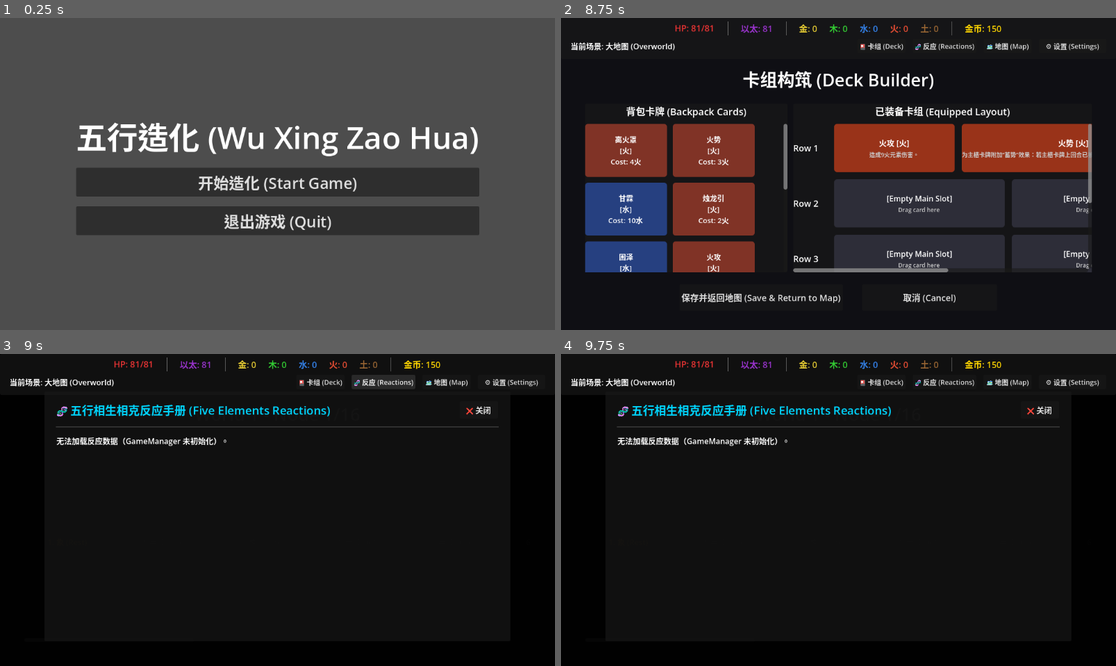
Above: before the commit, frames 1-4 (two rows, left to right).
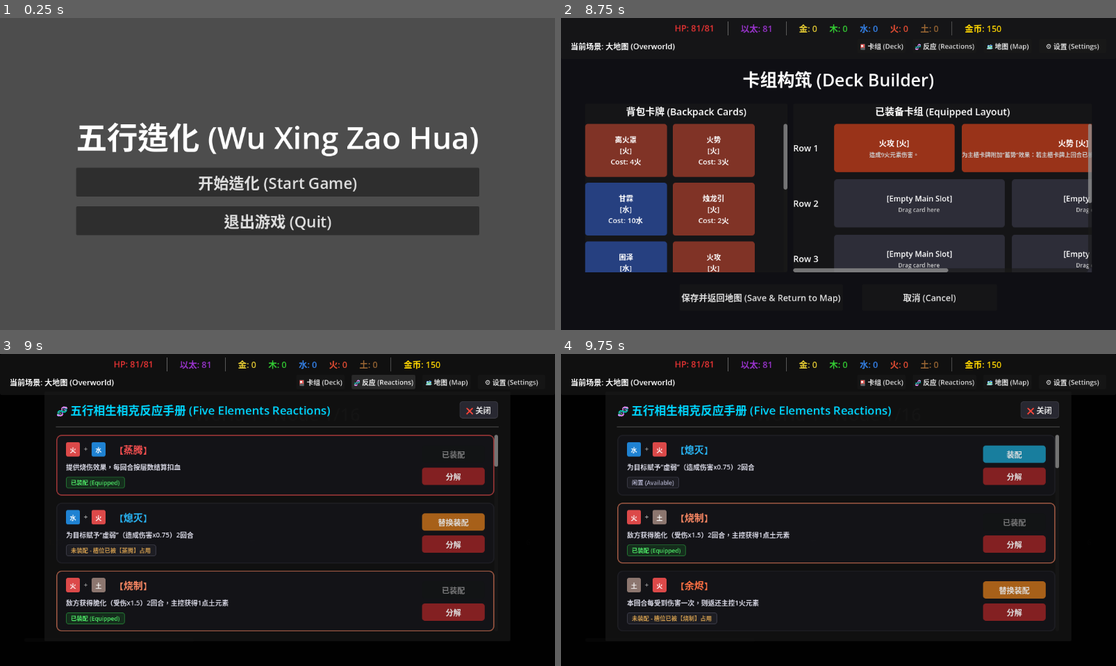
Above: after the commit, the same moments.

Repository: Star-Winds/Wuxing
Game: Godot game, scene res://UI/main_menu_ui.tscn
Same seed, same stepped clock (60 frames per second), same inputs: the game is played once before the commit and once after it.
Inputs (mouse positions are in pixels of both pictures, inside the frame that each line leads up to):
- Up to frame 1 (0.25 s): no input
- Up to frame 2 (8.75 s): click "开始造化 (Start Game)" at 0.5 s; click "选择此法脉" at 1.25 s; click "🎴 卡组 (Deck)" at 2 s; click "离火罩 [火] Cost: 4火" at 2.75 s; click "火势 [火] Cost: 3火" at 3.5 s; click "甘霖 [水] Cost: 10水" at 4.25 s; click "烛龙引 [火] Cost: 2火" at 5 s; click "困泽 [水] Cost: 4水" at 5.75 s; click "火攻 [火] Cost: 2火" at 6.5 s; click "甘霖 [水] Cost: 10水" at 7.25 s; click "火攻 [火] Cost: 2火" at 8 s
- Up to frame 3 (9 s): click "🧬 反应 (Reactions)" at 8.75 s
- Up to frame 4 (9.75 s): click (1016, 475) at 9.5 s, where only the run after the commit has a clickable "分解"

Frames 1-2 are identical in both runs. In frame 3, 8.1% of the frame differs, in the area x 10-90%, y 15-89%; in frame 4, 7.9%.

Commit message:
重构反应逻辑，取消元素顺序，反应可穿戴与丢弃

Diff:
--- a/Autoloads/game_manager.gd
+++ b/Autoloads/game_manager.gd
@@ -23,7 +23,8 @@
 		if ResourceManager:
 			return ResourceManager.all_cards
 		return {}
-var equipped_reactions: Dictionary = {}
+var owned_reactions: Array[ReactionData] = []
+var equipped_reactions: Dictionary = {} # Key: combo_key string (e.g. "火_水"), Value: ReactionData object
 var MAX_DECK_SIZE: int = 15
 
 # --- 玩家持久化数据 ---
@@ -90,9 +91,63 @@
 
 # --- 原有场景切换与反应逻辑 (保持并微调) ---
 func _initialize_default_reactions() -> void:
-	# ... (保持原有的 JSON 加载逻辑，因为反应目前还是 JSON 驱动)
-	# 注意：如果未来反应也改为 .tres，可以参考上面的扫描逻辑
-	pass
+	owned_reactions.clear()
+	equipped_reactions.clear()
+
+	var default_list = [
+		{"name": "蒸腾", "combo": ["火", "水"], "color": Color("#FF5252"), "desc": "提供烧伤效果，每回合按层数结算扣血"},
+		{"name": "熄灭", "combo": ["水", "火"], "color": Color("#29B6F6"), "desc": "为目标赋予“虚弱”（造成伤害x0.75）2回合"},
+		{"name": "烧制", "combo": ["火", "土"], "color": Color("#FF8A65"), "desc": "敌方获得脆化（受伤x1.5）2回合，主控获得1点土元素"},
+		{"name": "余烬", "combo": ["土", "火"], "color": Color("#FF7043"), "desc": "本回合每受到伤害一次，则返还主控1火元素"},
+		{"name": "焚烬", "combo": ["火", "木"], "color": Color("#FF3D00"), "desc": "本次火元素伤害翻倍"},
+		{"name": "添柴", "combo": ["木", "火"], "color": Color("#66BB6A"), "desc": "主控获得3点火元素"},
+		{"name": "熔炼", "combo": ["火", "金"], "color": Color("#FF7043"), "desc": "如果目标有护盾，则破除目标的护盾，再结算伤害"},
+		{"name": "过载", "combo": ["金", "火"], "color": Color("#FF8F00"), "desc": "随机激活一个当前未激活的副槽卡牌"},
+		{"name": "润泽", "combo": ["水", "木"], "color": Color("#4FC3F7"), "desc": "主控随机获得2单位非水元素"},
+		{"name": "吸纳", "combo": ["木", "水"], "color": Color("#26A69A"), "desc": "从目标处偷取1点以太 (直接增加1点以太)"},
+		{"name": "泥沼", "combo": ["水", "土"], "color": Color("#8D6E63"), "desc": "为目标赋予“减速”（获得护盾量x0.5）2回合"},
+		{"name": "阻截", "combo": ["土", "水"], "color": Color("#8D6E63"), "desc": "禁锢目标，若其行动是攻击则推迟到下回合"},
+		{"name": "淬火", "combo": ["水", "金"], "color": Color("#26C6DA"), "desc": "触发该反应的卡牌可以在本回合内再次“激活”"},
+		{"name": "涌泉", "combo": ["金", "水"], "color": Color("#FFD54F"), "desc": "激活后，立即补充2单位水元素"},
+		{"name": "破土", "combo": ["木", "土"], "color": Color("#8D6E63"), "desc": "无视目标护盾，直接造成5木元素伤害 (真实伤害)"},
+		{"name": "固本", "combo": ["土", "木"], "color": Color("#81C784"), "desc": "恢复4点生命值"},
+		{"name": "坚韧", "combo": ["木", "金"], "color": Color("#9CCC65"), "desc": "主控获得“反震”（受击时回敬3伤）"},
+		{"name": "伐断", "combo": ["金", "木"], "color": Color("#A1887F"), "desc": "施加流血效果（动作时扣血），持续2回合"},
+		{"name": "合金", "combo": ["金", "土"], "color": Color("#FFCA28"), "desc": "主控获得“合金”，提供1点减伤，直到本次对局结束"},
+		{"name": "埋藏", "combo": ["土", "金"], "color": Color("#BCAAA4"), "desc": "下次在“车间”节点打造装备时，消耗减少2点金元素"}
+	]
+
+	for data in default_list:
+		var reaction = ReactionData.new()
+		reaction.reaction_name = data["name"]
+		var combo_arr: Array[String] = []
+		for elem in data["combo"]:
+			combo_arr.append(elem)
+		reaction.combination = combo_arr
+		reaction.reaction_color = data["color"]
+		reaction.description = data["desc"]
+		owned_reactions.append(reaction)
+
+		# Auto-equip the first reaction for each combination
+		var key = reaction.get_combo_key()
+		if not equipped_reactions.has(key):
+			equipped_reactions[key] = reaction
+
+func equip_reaction(reaction: ReactionData) -> void:
+	if reaction == null: return
+	var key = reaction.get_combo_key()
+	if key == "": return
+	equipped_reactions[key] = reaction
+	print("Equipped reaction: ", reaction.reaction_name, " for ", key)
+
+func discard_reaction(reaction: ReactionData) -> void:
+	if reaction == null: return
+	var key = reaction.get_combo_key()
+	if key != "" and equipped_reactions.get(key) == reaction:
+		equipped_reactions.erase(key)
+		print("Unequipped reaction on discard: ", reaction.reaction_name)
+	owned_reactions.erase(reaction)
+	print("Discarded reaction: ", reaction.reaction_name)
 
 func switch_to_scene(target_scene: PackedScene) -> void:
 	if target_scene: get_tree().change_scene_to_packed(target_scene)
--- /dev/null
+++ b/Resources/Scripts/reaction_data.gd
@@ -0,0 +1,15 @@
+extends Resource
+class_name ReactionData
+
+@export var reaction_name: String = ""
+@export var combination: Array[String] = [] # Length should be 2
+@export_multiline var description: String = ""
+@export var reaction_color: Color = Color.WHITE
+@export var icon: Texture2D
+
+func get_combo_key() -> String:
+	if combination.size() < 2:
+		return ""
+	var temp = combination.duplicate()
+	temp.sort()
+	return temp[0] + "_" + temp[1]
--- a/Systems/battle_manager.gd
+++ b/Systems/battle_manager.gd
@@ -4,39 +4,7 @@
 const CARD_DATA_CONST = preload("res://Resources/Scripts/Card_data.gd")
 const ENEMY_DATA_CONST = preload("res://Resources/Scripts/EnemyData.gd")
 
-# --- 五行反应映射定义 ---
-const REACTION_MAP = {
-	"火": {
-		"水": {"name": "蒸腾", "color": Color("#FF5252")},
-		"土": {"name": "烧制", "color": Color("#FF8A65")},
-		"木": {"name": "焚烬", "color": Color("#FF3D00")},
-		"金": {"name": "熔炼", "color": Color("#FF7043")},
-	},
-	"水": {
-		"木": {"name": "润泽", "color": Color("#4FC3F7")},
-		"火": {"name": "熄灭", "color": Color("#29B6F6")},
-		"土": {"name": "泥沼", "color": Color("#8D6E63")},
-		"金": {"name": "淬火", "color": Color("#26C6DA")},
-	},
-	"木": {
-		"火": {"name": "添柴", "color": Color("#66BB6A")},
-		"土": {"name": "破土", "color": Color("#8D6E63")},
-		"水": {"name": "吸纳", "color": Color("#26A69A")},
-		"金": {"name": "坚韧", "color": Color("#9CCC65")},
-	},
-	"金": {
-		"水": {"name": "涌泉", "color": Color("#FFD54F")},
-		"木": {"name": "伐断", "color": Color("#A1887F")},
-		"土": {"name": "合金", "color": Color("#FFCA28")},
-		"火": {"name": "过载", "color": Color("#FF8F00")},
-	},
-	"土": {
-		"金": {"name": "埋藏", "color": Color("#BCAAA4")},
-		"水": {"name": "阻截", "color": Color("#8D6E63")},
-		"火": {"name": "余烬", "color": Color("#FF7043")},
-		"木": {"name": "固本", "color": Color("#81C784")},
-	}
-}
+# --- 五行反应映射已重构为基于资源的 ReactionData 动态加载 ---
 
 # --- 状态变量 ---
 var current_enemy: EnemyData
@@ -185,16 +153,21 @@
 				enemy_element_layers -= 1
 				print("  [元素反应] 异元素接触 (卡牌 ", card_el, " + 敌人 ", target_el, ") -> 消耗 1 层附着, 剩余: ", enemy_element_layers, " 层")
 
-				if REACTION_MAP.has(card_el) and REACTION_MAP[card_el].has(target_el):
-					var r_info = REACTION_MAP[card_el][target_el]
-					var r_name = r_info["name"]
-
-					# 触发五行反应
-					var mods = _trigger_reaction(r_name, main_card)
-					if mods.has("damage_multiplier"):
-						damage_multiplier = mods["damage_multiplier"]
-					if mods.has("true_damage"):
-						true_damage_to_deal = mods["true_damage"]
+				var el_arr = [card_el, target_el]
+				el_arr.sort()
+				var combo_key = el_arr[0] + "_" + el_arr[1]
+
+				if GameManager.equipped_reactions.has(combo_key):
+					var reaction = GameManager.equipped_reactions[combo_key]
+					if reaction is ReactionData:
+						# 触发五行反应
+						var mods = _trigger_reaction(reaction, main_card)
+						if mods.has("damage_multiplier"):
+							damage_multiplier = mods["damage_multiplier"]
+						if mods.has("true_damage"):
+							true_damage_to_deal = mods["true_damage"]
+				else:
+					print("  [元素反应] 未装备对应元素反应 (", combo_key, ")")
 
 				# 如果层数归零，清除附着
 				if enemy_element_layers <= 0:
@@ -359,18 +332,12 @@
 
 
 # --- 五行反应核心执行逻辑 (Task 2 & 3) ---
-func _trigger_reaction(reaction_name: String, _current_card: CardData) -> Dictionary:
+func _trigger_reaction(reaction: ReactionData, _current_card: CardData) -> Dictionary:
+	if reaction == null: return {}
+	var reaction_name = reaction.reaction_name
 	print("  >>> [五行反应触发] 反应名称: ", reaction_name, " <<<")
 
-	# 根据反应名匹配颜色
-	var color = Color("#FFFFFF")
-	for c_el in REACTION_MAP:
-		for t_el in REACTION_MAP[c_el]:
-			if REACTION_MAP[c_el][t_el]["name"] == reaction_name:
-				color = REACTION_MAP[c_el][t_el]["color"]
-				break
-
-	reaction_triggered.emit(reaction_name, color)
+	reaction_triggered.emit(reaction_name, reaction.reaction_color)
 
 	var modifiers: Dictionary = {}
 
--- a/UI/battle_ui.gd
+++ b/UI/battle_ui.gd
@@ -427,10 +427,36 @@
 			intent_lbl.text = "Intent: Buff (+3 Atk)"
 
 func _on_reaction_triggered(reaction_name: String, reaction_color: Color) -> void:
-	# 显示五行反应特效
-	var overlay = GameManager.reaction_overlay_scene.instantiate()
-	add_child(overlay)
-	overlay.show_reaction(reaction_name, reaction_color)
+	# 直接生成飘字标签，不再调用图鉴面板
+	var label = Label.new()
+	label.text = "【" + reaction_name + "】"
+
+	# --- 视觉强化 (Vibe Formatting) ---
+	label.add_theme_font_size_override("font_size", 36)
+	# 使用 BattleManager 传过来的专属五行颜色
+	label.add_theme_color_override("font_color", reaction_color)
+	label.add_theme_color_override("font_outline_color", Color(0, 0, 0, 1))
+	label.add_theme_constant_override("outline_size", 8)
+	label.horizontal_alignment = HORIZONTAL_ALIGNMENT_CENTER
+
+	# --- 位置计算 ---
+	# 默认在屏幕中心（敌人附近）生成，加入随机偏移防止多次反应重叠
+	var screen_center = get_viewport_rect().size / 2.0
+	var random_offset = Vector2(randf_range(-40.0, 40.0), randf_range(-30.0, 30.0))
+	label.position = screen_center + random_offset - Vector2(50, 80)
+
+	add_child(label)
+
+	# --- 丝滑飘字动画 ---
+	var tween = create_tween()
+	tween.set_parallel(true) # 并行执行上升和渐隐
+	# 向上漂浮 100 像素
+	tween.tween_property(label, "position:y", label.position.y - 100, 1.5).set_ease(Tween.EASE_OUT).set_trans(Tween.TRANS_CUBIC)
+	# 透明度渐变消失
+	tween.tween_property(label, "modulate:a", 0.0, 1.5).set_ease(Tween.EASE_IN).set_trans(Tween.TRANS_CUBIC)
+
+	# 动画结束后自动销毁节点
+	tween.chain().tween_callback(label.queue_free)
 
 func _on_battle_ended(is_victory: bool) -> void:
 	is_game_over = true
--- a/UI/reaction_overlay.gd
+++ b/UI/reaction_overlay.gd
@@ -4,7 +4,6 @@
 @onready var close_button: Button = %CloseButton
 @onready var list_container: VBoxContainer = %ListContainer
 
-# 保持色彩定义
 const ELEMENT_COLORS = {
 	"火": "#FF5252",
 	"木": "#4CAF50",
@@ -16,81 +15,222 @@
 
 func _ready() -> void:
 	close_button.pressed.connect(_on_close_pressed)
-	# 动态加载并填充反应条目
+	# Connect style to close button
+	_style_button(close_button, Color(0.2, 0.2, 0.25, 0.7), Color(0.3, 0.3, 0.35, 0.85), Color(0.4, 0.4, 0.45, 0.5))
+
+	# Populate dynamic inventory view
 	_populate_reactions()
 
 func _on_close_pressed() -> void:
-	# 安全地清除 GlobalHUD 中的引用，防止悬挂指针
 	if GlobalHUD.get("reaction_overlay_instance") == self:
 		GlobalHUD.reaction_overlay_instance = null
-
-	# 如果你是通过 GameManager.switch_to_scene 切换进来的，则需要切回上一个场景
-	# 但通常 Overlay 是 add_child 进来的，所以 queue_free 是正确的
 	queue_free()
 
-# --- 数据加载优化 ---
-func _load_json_data(path: String) -> Dictionary:
-	if not FileAccess.file_exists(path):
-		printerr("错误: 反应数据库文件未找到: ", path)
-		return {}
-
-	var file = FileAccess.open(path, FileAccess.READ)
-	var json = JSON.new()
-	var error = json.parse(file.get_as_text())
-
-	if error == OK:
-		return json.data
-	else:
-		printerr("JSON 解析错误: ", json.get_error_message())
-		return {}
-
 func _populate_reactions() -> void:
-	# 清空现有列表
 	for child in list_container.get_children():
 		child.queue_free()
 
-	if GameManager.equipped_reactions.is_empty():
-		_show_error("无法加载反应数据（GameManager 未初始化）。")
+	if GameManager.owned_reactions.is_empty():
+		var empty_panel = _create_styled_panel()
+		var empty_lbl = Label.new()
+		empty_lbl.text = "暂无拥有的五行反应。在战斗胜利后有几率获得反应秘籍！"
+		empty_lbl.horizontal_alignment = HORIZONTAL_ALIGNMENT_CENTER
+		empty_lbl.add_theme_color_override("font_color", Color(0.6, 0.6, 0.6))
+		empty_lbl.autowrap_mode = TextServer.AUTOWRAP_WORD_SMART
+		empty_panel.add_child(empty_lbl)
+		list_container.add_child(empty_panel)
 		return
 
-	# 1. 创建章节标题
-	var header = RichTextLabel.new()
-	header.fit_content = true
-	header.bbcode_enabled = true
-	header.text = "[font_size=18][b]已装备元素反应 :[/b][/font_size]"
-	list_container.add_child(header)
-
-	# 2. 创建容器面板 (视觉优化)
-	var panel = _create_styled_panel()
-	var section_vbox = VBoxContainer.new()
-	section_vbox.add_theme_constant_override("separation", 8)
-	panel.add_child(section_vbox)
-	list_container.add_child(panel)
-
-	# 3. 填充具体反应
-	for key in GameManager.equipped_reactions.keys():
-		var r_res = GameManager.equipped_reactions[key]
-		var e1 = r_res.combination[0]
-		var e2 = r_res.combination[1]
-		var e1_color = ELEMENT_COLORS.get(e1, "#FFFFFF")
-		var e2_color = ELEMENT_COLORS.get(e2, "#FFFFFF")
-		var r_name = r_res.reaction_name
-		var r_desc = r_res.description
-
-		var item = RichTextLabel.new()
-		item.fit_content = true
-		item.bbcode_enabled = true
-		item.text = "   [color=%s][%s][/color] & [color=%s][%s][/color]  [b][color=#FFEB3B]【%s】[/color][/b] : [color=#ECEFF1]%s[/color]" % [
-			e1_color, e1, e2_color, e2, r_name, r_desc
-		]
-		section_vbox.add_child(item)
-
-	# 4. 间距控制
-	var spacer = Control.new()
-	spacer.custom_minimum_size = Vector2(0, 10)
-	list_container.add_child(spacer)
-
-# --- 辅助样式方法 (保持代码整洁) ---
+	# Populate each owned reaction
+	for reaction in GameManager.owned_reactions:
+		if reaction == null:
+			continue
+
+		# Create Card Container
+		var card = _create_reaction_card(reaction)
+		list_container.add_child(card)
+
+		# Root layout inside the card
+		var hbox = HBoxContainer.new()
+		hbox.add_theme_constant_override("separation", 20)
+		card.add_child(hbox)
+
+		# Left Column: Info
+		var info_vbox = VBoxContainer.new()
+		info_vbox.size_flags_horizontal = Control.SIZE_EXPAND_FILL
+		info_vbox.add_theme_constant_override("separation", 10)
+		hbox.add_child(info_vbox)
+
+		# Title HBox: Element Badges + Name
+		var title_hbox = HBoxContainer.new()
+		title_hbox.alignment = BoxContainer.ALIGNMENT_BEGIN
+		title_hbox.add_theme_constant_override("separation", 8)
+		info_vbox.add_child(title_hbox)
+
+		# Elements
+		if reaction.combination.size() >= 2:
+			var badge1 = _create_element_badge(reaction.combination[0])
+			var badge2 = _create_element_badge(reaction.combination[1])
+			title_hbox.add_child(badge1)
+
+			var plus_lbl = Label.new()
+			plus_lbl.text = "+"
+			plus_lbl.add_theme_font_size_override("font_size", 14)
+			plus_lbl.add_theme_color_override("font_color", Color(0.7, 0.7, 0.7))
+			title_hbox.add_child(plus_lbl)
+
+			title_hbox.add_child(badge2)
+
+		var space_ctrl = Control.new()
+		space_ctrl.custom_minimum_size = Vector2(10, 0)
+		title_hbox.add_child(space_ctrl)
+
+		# Reaction Name
+		var name_lbl = Label.new()
+		name_lbl.text = "【" + reaction.reaction_name + "】"
+		name_lbl.add_theme_font_size_override("font_size", 20)
+		name_lbl.add_theme_color_override("font_color", reaction.reaction_color)
+		title_hbox.add_child(name_lbl)
+
+		# Description
+		var desc_lbl = Label.new()
+		desc_lbl.text = reaction.description
+		desc_lbl.autowrap_mode = TextServer.AUTOWRAP_WORD_SMART
+		desc_lbl.add_theme_font_size_override("font_size", 14)
+		desc_lbl.add_theme_color_override("font_color", Color(0.85, 0.85, 0.9))
+		info_vbox.add_child(desc_lbl)
+
+		# Status Badge HBox
+		var status_hbox = HBoxContainer.new()
+		info_vbox.add_child(status_hbox)
+
+		var combo_key = reaction.get_combo_key()
+		var currently_equipped = GameManager.equipped_reactions.get(combo_key)
+		var is_equipped = currently_equipped == reaction
+
+		var status_badge = PanelContainer.new()
+		var sb_style = StyleBoxFlat.new()
+		sb_style.set_corner_radius_all(4)
+		sb_style.content_margin_left = 10
+		sb_style.content_margin_right = 10
+		sb_style.content_margin_top = 3
+		sb_style.content_margin_bottom = 3
+
+		var sb_lbl = Label.new()
+		sb_lbl.add_theme_font_size_override("font_size", 12)
+
+		if is_equipped:
+			sb_style.bg_color = Color(0.1, 0.4, 0.15, 0.3)
+			sb_style.border_width_left = 1
+			sb_style.border_width_top = 1
+			sb_style.border_width_right = 1
+			sb_style.border_width_bottom = 1
+			sb_style.border_color = Color(0.2, 0.8, 0.3, 0.6)
+			sb_lbl.text = "已装配 (Equipped)"
+			sb_lbl.add_theme_color_override("font_color", Color(0.3, 0.9, 0.4))
+		else:
+			sb_style.bg_color = Color(0.2, 0.2, 0.25, 0.3)
+			sb_style.border_width_left = 1
+			sb_style.border_width_top = 1
+			sb_style.border_width_right = 1
+			sb_style.border_width_bottom = 1
+			sb_style.border_color = Color(0.5, 0.5, 0.6, 0.4)
+
+			if currently_equipped != null:
+				sb_lbl.text = "未装配 - 槽位已被【" + currently_equipped.reaction_name + "】占用"
+				sb_lbl.add_theme_color_override("font_color", Color(0.8, 0.6, 0.3))
+			else:
+				sb_lbl.text = "闲置 (Available)"
+				sb_lbl.add_theme_color_override("font_color", Color(0.7, 0.7, 0.8))
+
+		status_badge.add_theme_stylebox_override("panel", sb_style)
+		status_badge.add_child(sb_lbl)
+		status_hbox.add_child(status_badge)
+
+		# Right Column: Action Buttons
+		var btn_vbox = VBoxContainer.new()
+		btn_vbox.custom_minimum_size = Vector2(130, 0)
+		btn_vbox.alignment = BoxContainer.ALIGNMENT_CENTER
+		btn_vbox.add_theme_constant_override("separation", 10)
+		hbox.add_child(btn_vbox)
+
+		# Equip Button
+		var equip_btn = Button.new()
+		btn_vbox.add_child(equip_btn)
+
+		if is_equipped:
+			equip_btn.text = "已装配"
+			equip_btn.disabled = true
+			_style_button(equip_btn, Color(0.12, 0.16, 0.12, 0.5), Color(0.12, 0.16, 0.12, 0.5))
+		else:
+			if currently_equipped != null:
+				equip_btn.text = "替换装配"
+				_style_button(equip_btn, Color(0.8, 0.45, 0.1, 0.8), Color(0.9, 0.55, 0.15, 0.9))
+			else:
+				equip_btn.text = "装配"
+				_style_button(equip_btn, Color(0.1, 0.6, 0.75, 0.8), Color(0.15, 0.7, 0.85, 0.9))
+
+			equip_btn.pressed.connect(func():
+				GameManager.equip_reaction(reaction)
+				_populate_reactions()
+			)
+
+		# Discard Button
+		var discard_btn = Button.new()
+		discard_btn.text = "分解"
+		btn_vbox.add_child(discard_btn)
+		_style_button(discard_btn, Color(0.7, 0.15, 0.15, 0.7), Color(0.85, 0.2, 0.2, 0.85))
+		discard_btn.pressed.connect(func():
+			GameManager.discard_reaction(reaction)
+			_populate_reactions()
+		)
+
+func _create_reaction_card(reaction: ReactionData) -> PanelContainer:
+	var card = PanelContainer.new()
+	var combo_key = reaction.get_combo_key()
+	var is_equipped = GameManager.equipped_reactions.get(combo_key) == reaction
+
+	var style = StyleBoxFlat.new()
+	style.bg_color = Color(0.08, 0.08, 0.1, 0.8) # Sleek charcoal glassmorphism
+	style.set_corner_radius_all(10)
+	style.content_margin_left = 20
+	style.content_margin_top = 15
+	style.content_margin_right = 20
+	style.content_margin_bottom = 15
+
+	style.border_width_left = 2
+	style.border_width_top = 2
+	style.border_width_right = 2
+	style.border_width_bottom = 2
+	if is_equipped:
+		style.border_color = reaction.reaction_color
+		style.border_color.a = 0.6
+	else:
+		style.border_color = Color(0.2, 0.2, 0.25, 0.4)
+
+	card.add_theme_stylebox_override("panel", style)
+	return card
+
+func _create_element_badge(element_name: String) -> PanelContainer:
+	var badge = PanelContainer.new()
+	var style = StyleBoxFlat.new()
+	var hex_color = ELEMENT_COLORS.get(element_name, "#FFFFFF")
+	style.bg_color = Color(hex_color)
+	style.bg_color.a = 0.85
+	style.set_corner_radius_all(4)
+	style.content_margin_left = 8
+	style.content_margin_right = 8
+	style.content_margin_top = 2
+	style.content_margin_bottom = 2
+	badge.add_theme_stylebox_override("panel", style)
+
+	var label = Label.new()
+	label.text = element_name
+	label.add_theme_font_size_override("font_size", 13)
+	label.add_theme_color_override("font_color", Color.WHITE)
+	badge.add_child(label)
+
+	return badge
 
 func _create_styled_panel() -> PanelContainer:
 	var panel = PanelContainer.new()
@@ -104,7 +244,45 @@
 	panel.add_theme_stylebox_override("panel", style)
 	return panel
 
-func _show_error(msg: String) -> void:
-	var err_label = Label.new()
-	err_label.text = msg
-	list_container.add_child(err_label)
+func _style_button(btn: Button, bg_color: Color, hover_color: Color, border_color: Color = Color.TRANSPARENT) -> void:
+	var style_normal = StyleBoxFlat.new()
+	style_normal.bg_color = bg_color
+	style_normal.set_corner_radius_all(6)
+	style_normal.content_margin_left = 12
+	style_normal.content_margin_right = 12
+	style_normal.content_margin_top = 6
+	style_normal.content_margin_bottom = 6
+	if border_color != Color.TRANSPARENT:
+		style_normal.border_width_left = 1
+		style_normal.border_width_top = 1
+		style_normal.border_width_right = 1
+		style_normal.border_width_bottom = 1
+		style_normal.border_color = border_color
+
+	var style_hover = style_normal.duplicate()
+	style_hover.bg_color = hover_color
+
+	var style_pressed = style_normal.duplicate()
+	style_pressed.bg_color = bg_color.darkened(0.2)
+
+	var style_disabled = style_normal.duplicate()
+	style_disabled.bg_color = bg_color.darkened(0.5)
+	style_disabled.bg_color.a = 0.3
+
+	btn.add_theme_stylebox_override("normal", style_normal)
+	btn.add_theme_stylebox_override("hover", style_hover)
+	btn.add_theme_stylebox_override("pressed", style_pressed)
+	btn.add_theme_stylebox_override("disabled", style_disabled)
+
+	# Hover scaling animations
+	btn.mouse_entered.connect(func():
+		var tween = btn.create_tween()
+		tween.tween_property(btn, "scale", Vector2(1.03, 1.03), 0.1).set_trans(Tween.TRANS_SINE)
+	)
+	btn.mouse_exited.connect(func():
+		var tween = btn.create_tween()
+		tween.tween_property(btn, "scale", Vector2(1.0, 1.0), 0.1).set_trans(Tween.TRANS_SINE)
+	)
+
+	# Wait for layout to determine correct pivot offset, or assign standard center pivot
+	btn.pivot_offset = Vector2(65, 18)
--- a/UI/victory_ui.gd
+++ b/UI/victory_ui.gd
@@ -49,6 +49,44 @@
 
 	var text_parts = ["获得: 20 金币 (Gold)"]
 	text_parts.append_array(elem_strings)
+
+	# 偶尔掉落五行反应秘籍
+	var reaction_dropped: ReactionData = null
+	if randf() < 0.4: # 40% 几率掉落
+		var pool = [
+			{"name": "蒸腾", "combo": ["火", "水"], "color": Color("#FF5252"), "desc": "提供烧伤效果，每回合按层数结算扣血"},
+			{"name": "熄灭", "combo": ["水", "火"], "color": Color("#29B6F6"), "desc": "为目标赋予“虚弱”（造成伤害x0.75）2回合"},
+			{"name": "烧制", "combo": ["火", "土"], "color": Color("#FF8A65"), "desc": "敌方获得脆化（受伤x1.5）2回合，主控获得1点土元素"},
+			{"name": "余烬", "combo": ["土", "火"], "color": Color("#FF7043"), "desc": "本回合每受到伤害一次，则返还主控1火元素"},
+			{"name": "焚烬", "combo": ["火", "木"], "color": Color("#FF3D00"), "desc": "本次火元素伤害翻倍"},
+			{"name": "添柴", "combo": ["木", "火"], "color": Color("#66BB6A"), "desc": "主控获得3点火元素"},
+			{"name": "熔炼", "combo": ["火", "金"], "color": Color("#FF7043"), "desc": "如果目标有护盾，则破除目标的护盾，再结算伤害"},
+			{"name": "过载", "combo": ["金", "火"], "color": Color("#FF8F00"), "desc": "随机激活一个当前未激活的副槽卡牌"},
+			{"name": "润泽", "combo": ["水", "木"], "color": Color("#4FC3F7"), "desc": "主控随机获得2单位非水元素"},
+			{"name": "吸纳", "combo": ["木", "水"], "color": Color("#26A69A"), "desc": "从目标处偷取1点以太 (直接增加1点以太)"},
+			{"name": "泥沼", "combo": ["水", "土"], "color": Color("#8D6E63"), "desc": "为目标赋予“减速”（获得护盾量x0.5）2回合"},
+			{"name": "阻截", "combo": ["土", "水"], "color": Color("#8D6E63"), "desc": "禁锢目标，若其行动是攻击则推迟到下回合"},
+			{"name": "淬火", "combo": ["水", "金"], "color": Color("#26C6DA"), "desc": "触发该反应的卡牌可以在本回合内再次“激活”"},
+			{"name": "涌泉", "combo": ["金", "水"], "color": Color("#FFD54F"), "desc": "激活后，立即补充2单位水元素"},
+			{"name": "破土", "combo": ["木", "土"], "color": Color("#8D6E63"), "desc": "无视目标护盾，直接造成5木元素伤害 (真实伤害)"},
+			{"name": "固本", "combo": ["土", "木"], "color": Color("#81C784"), "desc": "恢复4点生命值"},
+			{"name": "坚韧", "combo": ["木", "金"], "color": Color("#9CCC65"), "desc": "主控获得“反震”（受击时回敬3伤）"},
+			{"name": "伐断", "combo": ["金", "木"], "color": Color("#A1887F"), "desc": "施加流血效果（动作时扣血），持续2回合"},
+			{"name": "合金", "combo": ["金", "土"], "color": Color("#FFCA28"), "desc": "主控获得“合金”，提供1点减伤，直到本次对局结束"},
+			{"name": "埋藏", "combo": ["土", "金"], "color": Color("#BCAAA4"), "desc": "下次在“车间”节点打造装备时，消耗减少2点金元素"}
+		]
+		var data = pool[randi() % pool.size()]
+		reaction_dropped = ReactionData.new()
+		reaction_dropped.reaction_name = data["name"]
+		var combo_arr: Array[String] = []
+		for elem in data["combo"]:
+			combo_arr.append(elem)
+		reaction_dropped.combination = combo_arr
+		reaction_dropped.reaction_color = data["color"]
+		reaction_dropped.description = data["desc"]
+
+		GameManager.owned_reactions.append(reaction_dropped)
+		text_parts.append("获得秘籍【%s】" % reaction_dropped.reaction_name)
 
 	rewards_label.text = ", ".join(text_parts)
 
Renamed: Resources/Enemies/tree_boss.tres -> Resources/Enemies/World 1/Boss/tree_boss.tres
Renamed: Resources/Enemies/earth_golem.tres -> Resources/Enemies/World 1/Elite/earth_golem.tres
Renamed: Resources/Enemies/water_ghost.tres -> Resources/Enemies/World 1/Elite/water_ghost.tres
Renamed: Resources/Enemies/fire_spirit.tres -> Resources/Enemies/World 1/Minion/fire_spirit.tres
Renamed: Resources/Enemies/snake_wood.tres -> Resources/Enemies/World 1/Minion/snake_wood.tres
Not shown, added: Resources/Scripts/reaction_data.gd.uid
